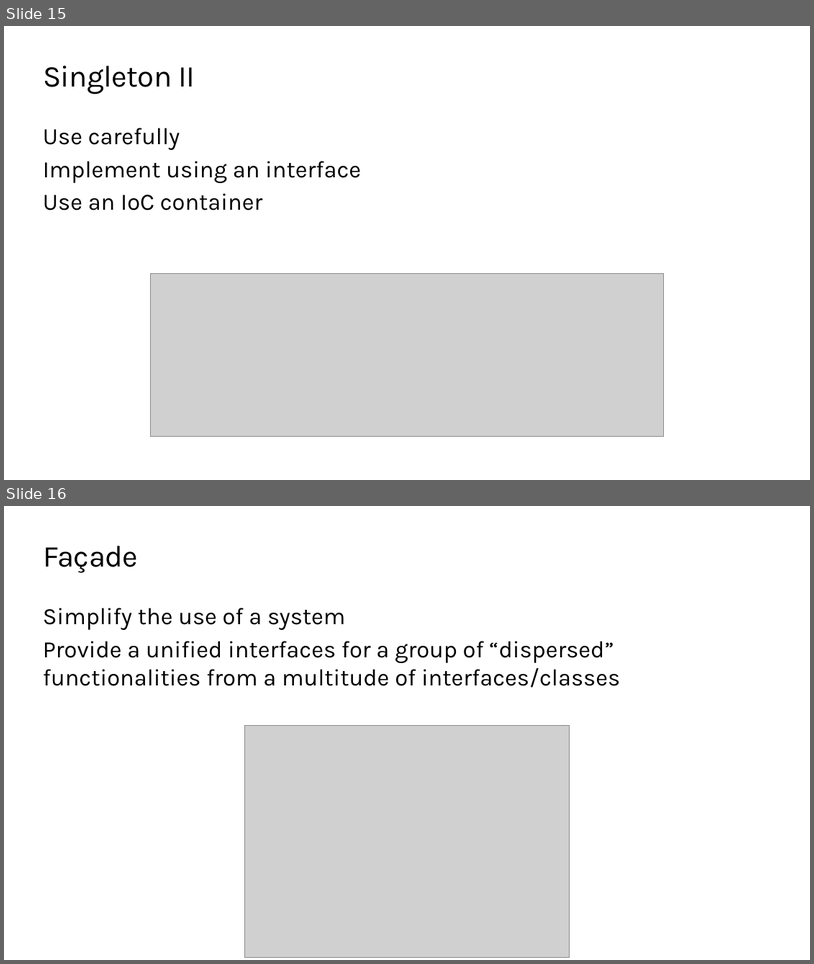
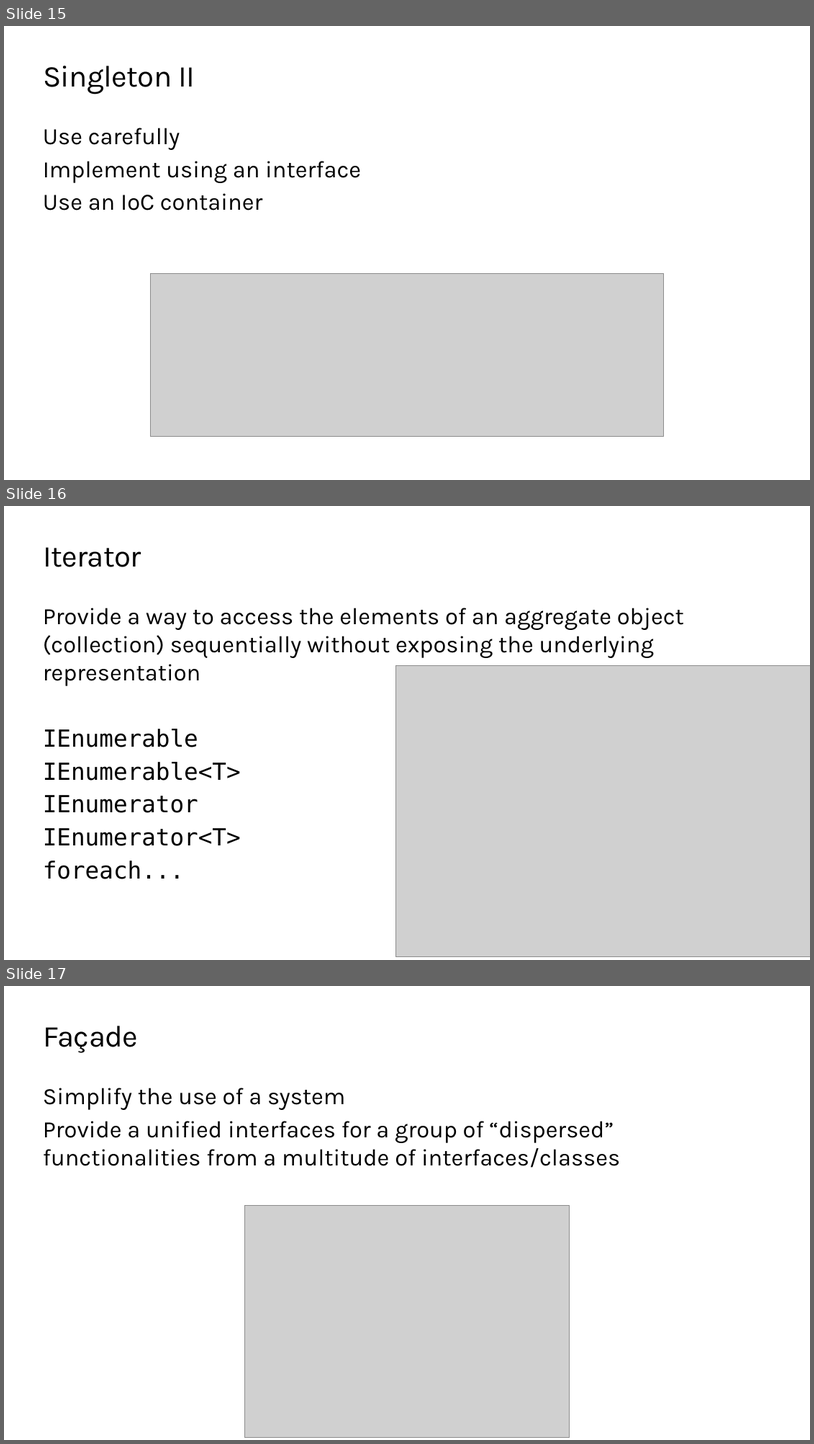
Before and after one commit to ondfisk/BDSA2019, a slide deck: Slides/Lecture07 - Design Patterns in Practice.pptx. Shown one above the other, each under a label of ours: slides 15 and 16 before the commit, slides 15, 16 and 17 after it. The pictures are 814x964 and 814x1444 pixels, drawn with LibreOffice and Linux fonts; fonts in the diff are those of the drawing; grey boxes stand for pictures; background and template pictures are left out. Boxes give left, top, right and bottom in pixels: in the first picture for what was removed or moved away, otherwise in the second. Text is boxed around its words. In the diff, an @@ line names an element or a change of style, - is before the commit and + after.

Commit message:
Added iterator

```diff
--- a/Slides/Lecture07 - Design Patterns in Practice.pptx
+++ b/Slides/Lecture07 - Design Patterns in Practice.pptx
@@ slide 16 added at (4,506,810,960), background #FFFFFF @@
@@ title added at (43,547,142,567), 36 pt, text #000000 @@
+Iterator
@@ text added at (43,608,684,879), 28 pt, text #000000 @@
+Provide a way to access the elements of an aggregate object (collection) sequentially without exposing the underlying representation
+IEnumerable
+IEnumerable<T>
+IEnumerator
+IEnumerator<T>
+foreach...
@@ picture added at (396,666,810,957) @@
@@ what was slide 16 is now slide 17 @@
```
Also in this commit, not shown: 1 slide changed, 4 other files.
